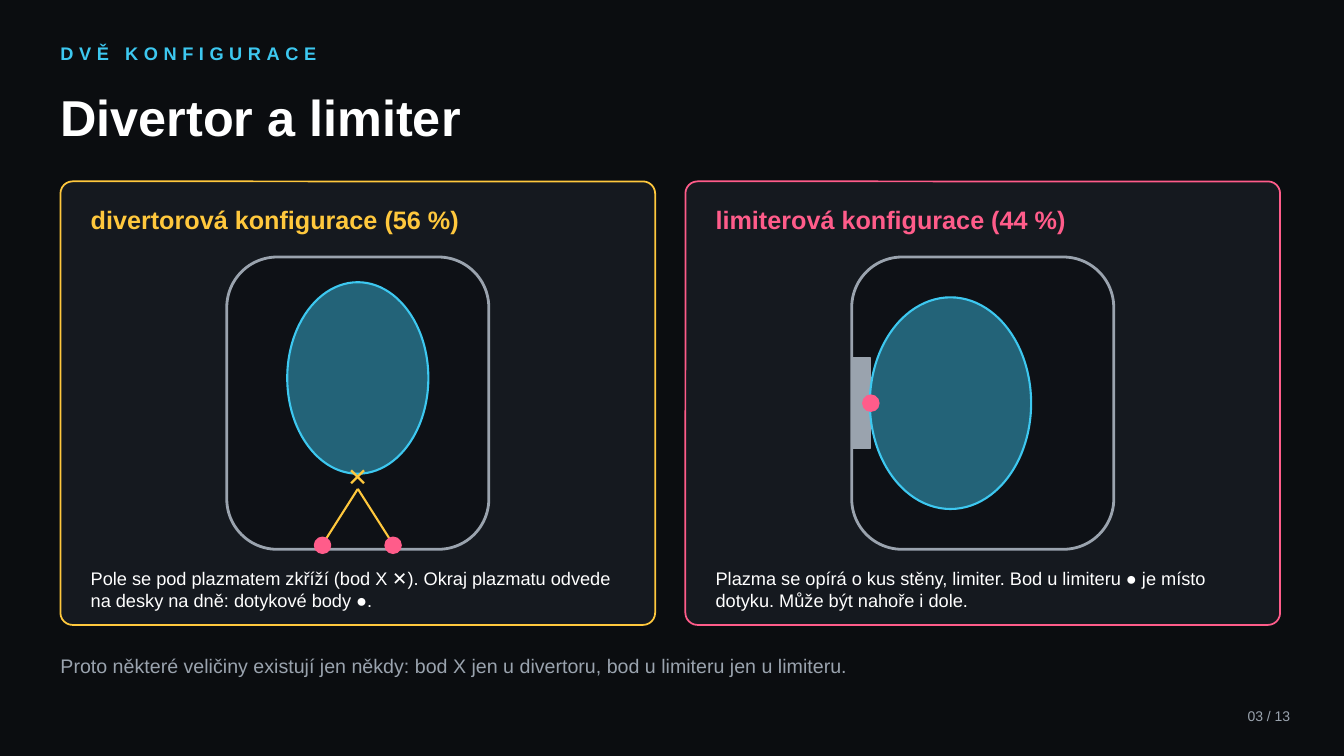
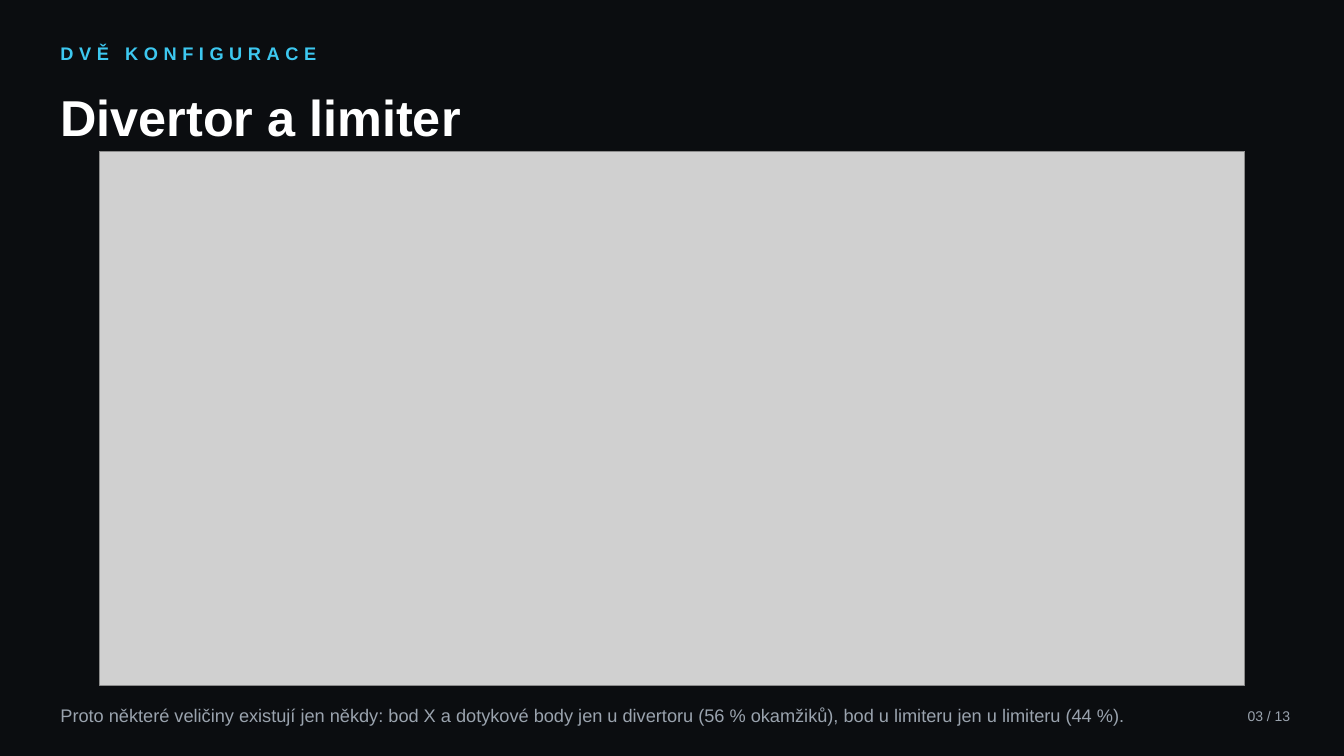
Before and after one commit to mschiller890/hackathon, a slide deck: slide 3 of slides.pptx. Drawn at 1344x756 pixels with LibreOffice and Linux fonts; fonts in the diff are those of the drawing; grey boxes stand for pictures. Boxes give left, top, right and bottom in pixels: in the first picture for what was removed or moved away, otherwise in the second. Text is boxed around its words. In the diff, an @@ line names an element or a change of style, - is before the commit and + after.

Commit message:
docs(slides): divertor and limiter drawn on the real COMPASS wall outline
The hand-drawn rectangles and ovals on slide 3 are replaced by one figure: the wall
contour from the organizers' COMPASS_stena.csv with a schematic plasma, X point and
strike points on the left, the limiter contact point on the right.

```diff
--- a/slides.pptx
+++ b/slides.pptx
@@ picture added at box(100, 151, 1245, 686) @@
@@ rounded rectangle removed at box(60, 181, 655, 625) @@
@@ rounded rectangle removed at box(686, 181, 1280, 625) @@
@@ text removed at box(91, 210, 421, 235) @@
-divertorová konfigurace (56 %)
@@ text removed at box(716, 210, 1027, 235) @@
-limiterová konfigurace (44 %)
@@ rounded rectangle removed at box(227, 257, 489, 549) @@
@@ rounded rectangle removed at box(852, 257, 1114, 549) @@
@@ ellipse removed at box(287, 282, 429, 474) @@
@@ ellipse removed at box(870, 297, 1031, 509) @@
@@ rectangle removed at box(852, 358, 870, 449) @@
@@ ellipse removed at box(863, 395, 879, 411) @@
@@ text removed at box(338, 459, 378, 494) @@
-✕
@@ line removed from (358, 489) to (323, 544) @@
@@ line removed from (358, 489) to (393, 544) @@
@@ ellipse removed at box(315, 537, 331, 554) @@
@@ ellipse removed at box(385, 537, 401, 554) @@
@@ text removed at box(91, 572, 611, 611) @@
-Pole se pod plazmatem zkříží (bod X ✕). Okraj plazmatu odvede na desky na dně: dotykové body ●.
@@ text removed at box(716, 572, 1205, 611) @@
-Plazma se opírá o kus stěny, limiter. Bod u limiteru ● je místo dotyku. Může být nahoře i dole.
@@ text at box(60, 708, 1092, 726): text changed; size 14 to 13 pt @@
-Proto některé veličiny existují jen někdy: bod X jen u divertoru, bod u limiteru jen u limiteru.
+Proto některé veličiny existují jen někdy: bod X a dotykové body jen u divertoru (56 % okamžiků), bod u limiteru jen u limiteru (44 %).
```
Also in this commit, not shown: 1 other file.
